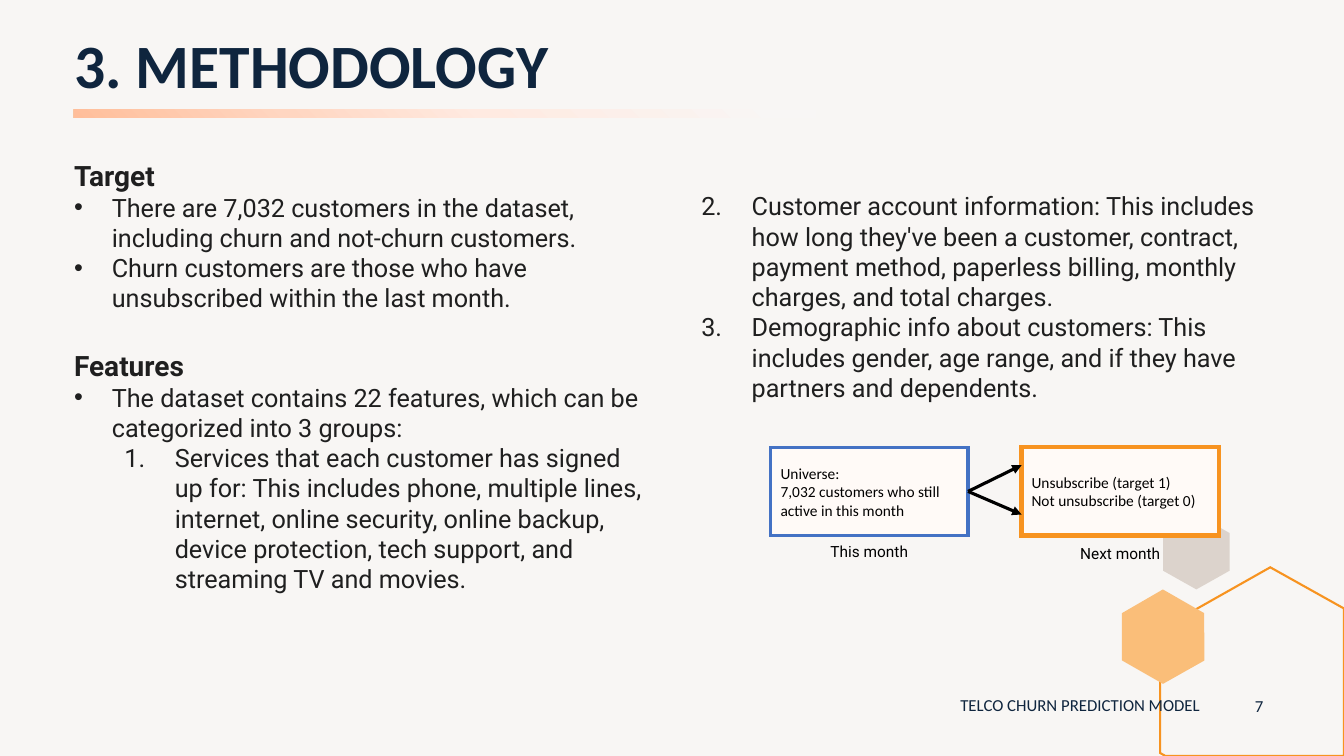
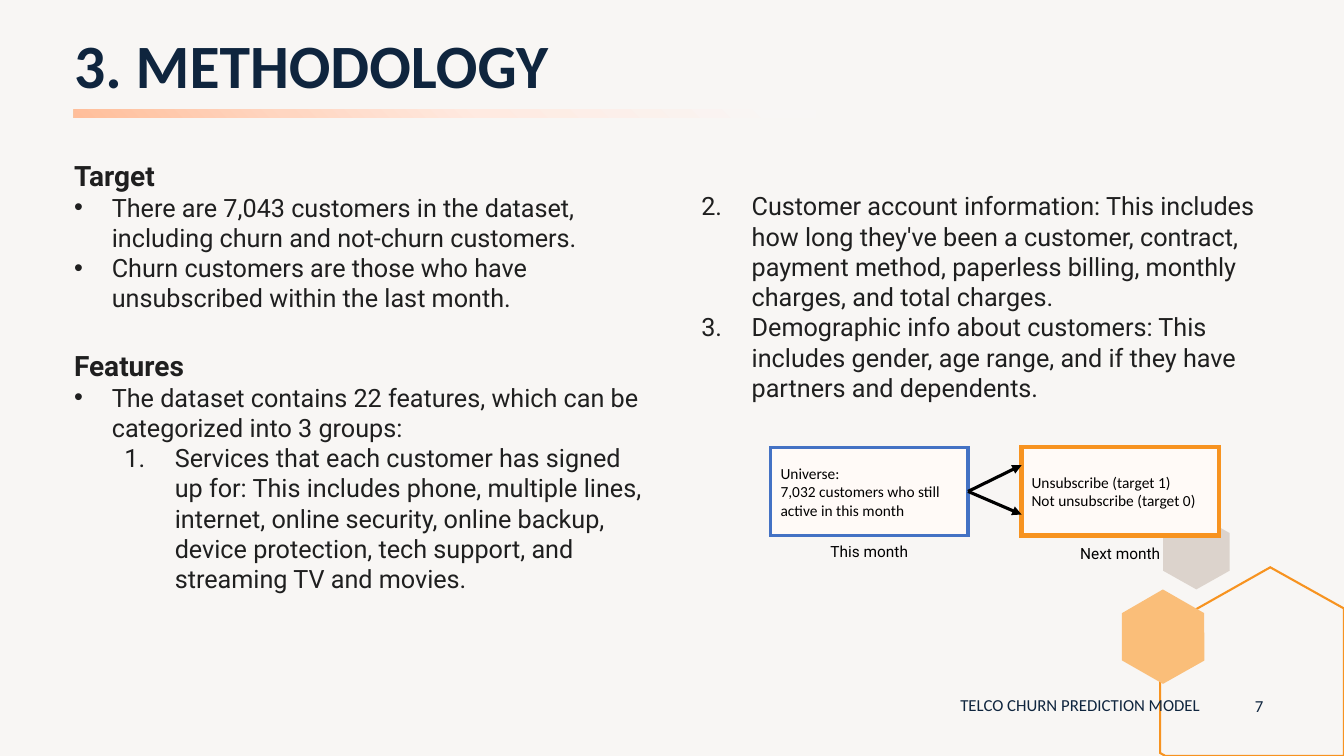
Before and after one commit to peerapat-t/telco_churn_prediction_model, a slide deck: slide 7 of Telco churn prediction model presentation.pptx. Drawn at 1344x756 pixels with LibreOffice and Linux fonts; fonts in the diff are those of the drawing. Boxes give left, top, right and bottom in pixels: in the first picture for what was removed or moved away, otherwise in the second. Text is boxed around its words. In the diff, an @@ line names an element or a change of style, - is before the commit and + after.

```diff
--- a/Telco churn prediction model presentation.pptx
+++ b/Telco churn prediction model presentation.pptx
@@ text at <box>112,198,576,253</box>: text changed @@
-• There are 7,032 customers in the dataset, including churn and not-churn customers.
+• There are 7,043 customers in the dataset, including churn and not-churn customers.
```
Also in this commit, not shown: 1 other slide changed, 1 other file.
